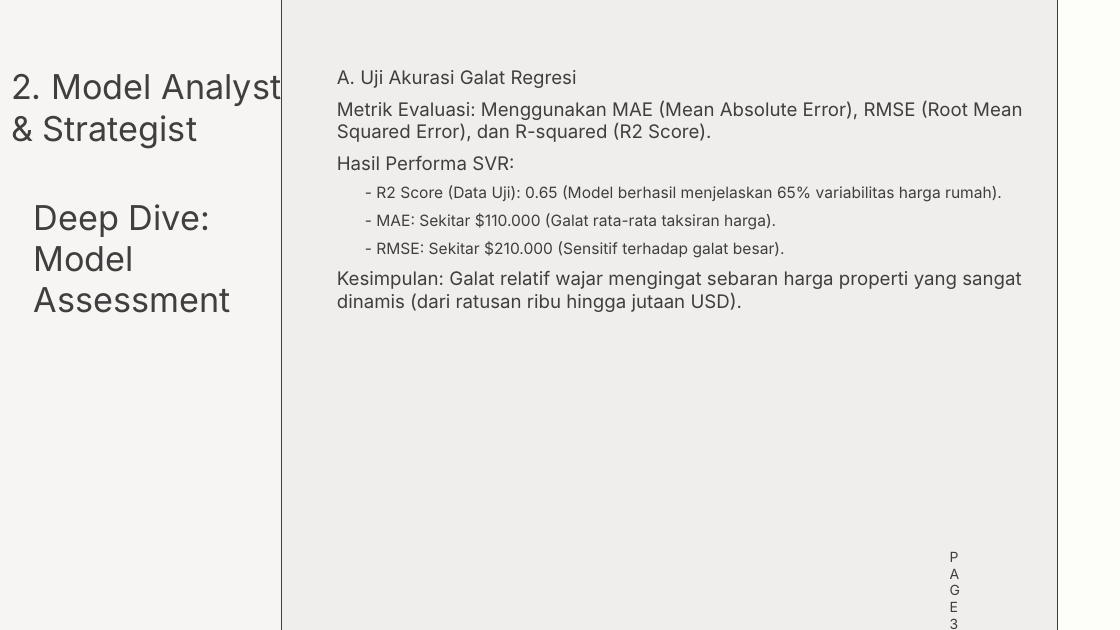
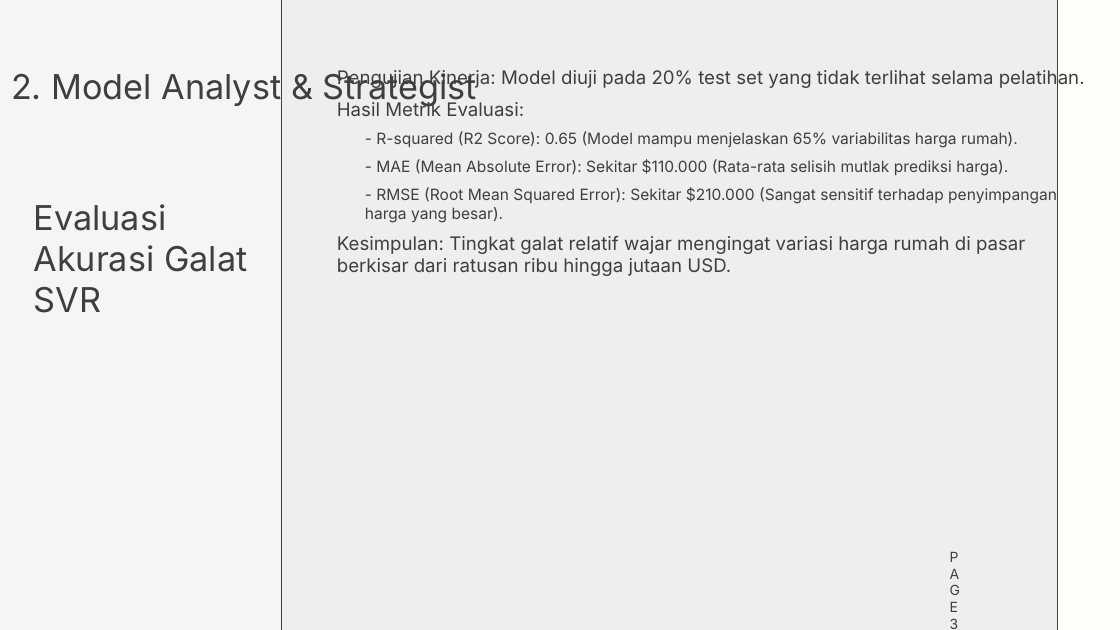
Before and after one commit to chilmi89/property_valuation, a slide deck: slide 3 of 0023_studi_kasus3_materi_2_achmad_chilmi.pptx. Drawn at 1120x630 pixels with LibreOffice and Linux fonts; fonts in the diff are those of the drawing. Boxes give left, top, right and bottom in pixels: in the first picture for what was removed or moved away, otherwise in the second. Text is boxed around its words. In the diff, an @@ line names an element or a change of style, - is before the commit and + after.

```diff
--- a/0023_studi_kasus3_materi_2_achmad_chilmi.pptx
+++ b/0023_studi_kasus3_materi_2_achmad_chilmi.pptx
@@ text at [11, 71, 477, 107]: text changed @@
-2. Model Analyst
-& Strategist
+2. Model Analyst & Strategist
@@ text at [337, 68, 1085, 276]: text changed; size 24 to 20 pt @@
-A. Uji Akurasi Galat Regresi
-Metrik Evaluasi: Menggunakan MAE (Mean Absolute Error), RMSE (Root Mean Squared Error), dan R-squared (R2 Score).
-Hasil Performa SVR:
-  - R2 Score (Data Uji): 0.65 (Model berhasil menjelaskan 65% variabilitas harga rumah).
-  - MAE: Sekitar $110.000 (Galat rata-rata taksiran harga).
-  - RMSE: Sekitar $210.000 (Sensitif terhadap galat besar).
-Kesimpulan: Galat relatif wajar mengingat sebaran harga properti yang sangat dinamis (dari ratusan ribu hingga jutaan USD).
+Pengujian Kinerja: Model diuji pada 20% test set yang tidak terlihat selama pelatihan.
+Hasil Metrik Evaluasi:
+  - R-squared (R2 Score): 0.65 (Model mampu menjelaskan 65% variabilitas harga rumah).
+  - MAE (Mean Absolute Error): Sekitar $110.000 (Rata-rata selisih mutlak prediksi harga).
+  - RMSE (Root Mean Squared Error): Sekitar $210.000 (Sangat sensitif terhadap penyimpangan harga yang besar).
+Kesimpulan: Tingkat galat relatif wajar mengingat variasi harga rumah di pasar berkisar dari ratusan ribu hingga jutaan USD.
@@ text at [34, 204, 247, 313]: text changed @@
-Deep Dive: Model Assessment
+Evaluasi Akurasi Galat SVR
```
Also in this commit, not shown: 3 other slides changed, 1 slide added, 1 other file.
